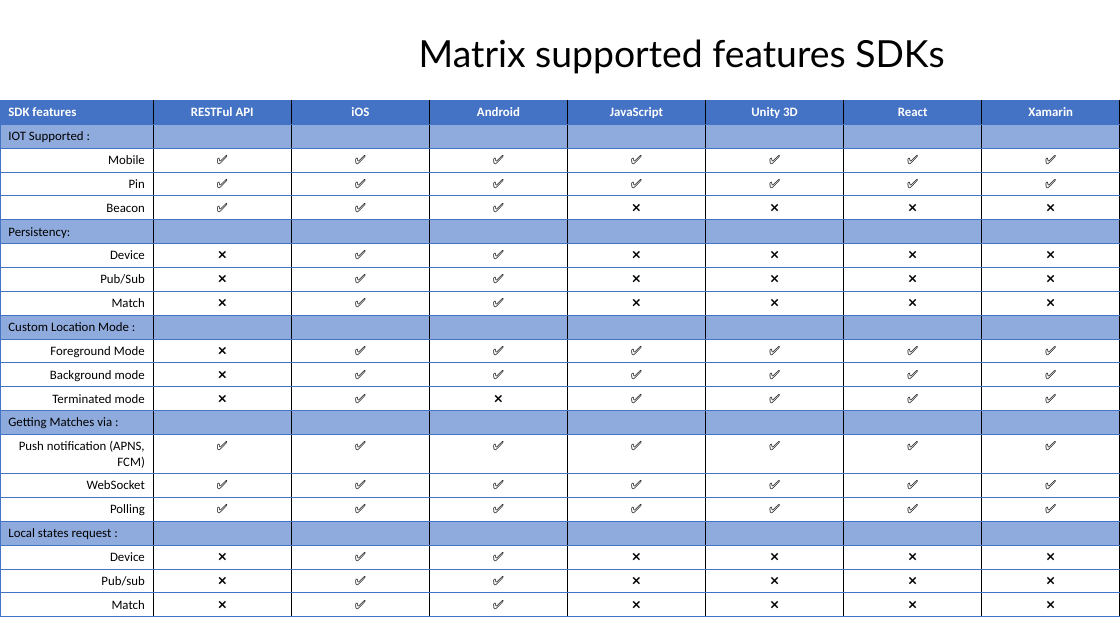
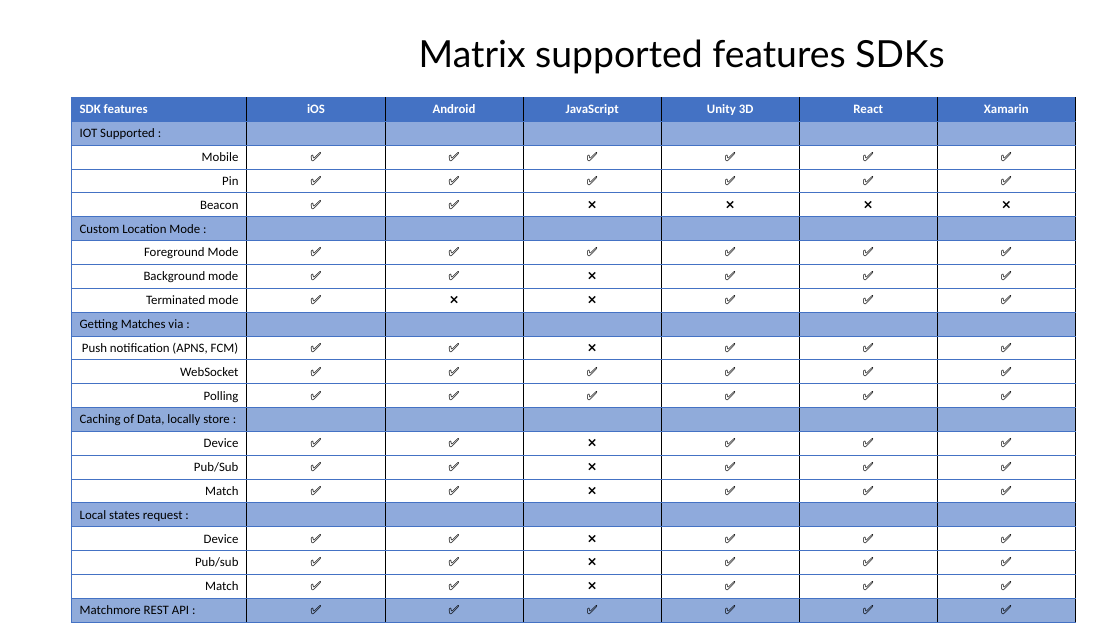
Before and after one commit to matchmore/documentation, a slide deck: slide 7 of Documentation Plan.pptx. Drawn at 1120x630 pixels with LibreOffice and Linux fonts; fonts in the diff are those of the drawing; background and template pictures are left out. Boxes give left, top, right and bottom in pixels: in the first picture for what was removed or moved away, otherwise in the second. Text is boxed around its words. In the diff, an @@ line names an element or a change of style, - is before the commit and + after.

```diff
--- a/Documentation Plan.pptx
+++ b/Documentation Plan.pptx
@@ table at (x1=71, y1=97, x2=1074, y2=621) @@
-SDK features | RESTFul API | iOS | Android | JavaScript | Unity 3D | React | Xamarin
-IOT Supported : |  |  |  |  |  |  | 
-Mobile | ✅ | ✅ | ✅ | ✅ | ✅ | ✅ | ✅
-Pin | ✅ | ✅ | ✅ | ✅ | ✅ | ✅ | ✅
-Beacon | ✅ | ✅ | ✅ | ❌ | ❌ | ❌ | ❌
-Persistency: |  |  |  |  |  |  | 
-Device | ❌ | ✅ | ✅ | ❌ | ❌ | ❌ | ❌
-Pub/Sub | ❌ | ✅ | ✅ | ❌ | ❌ | ❌ | ❌
-Match | ❌ | ✅ | ✅ | ❌ | ❌ | ❌ | ❌
-Custom Location Mode : |  |  |  |  |  |  | 
-Foreground Mode | ❌ | ✅ | ✅ | ✅ | ✅ | ✅ | ✅
-Background mode | ❌ | ✅ | ✅ | ✅ | ✅ | ✅ | ✅
-Terminated mode | ❌ | ✅ | ❌ | ✅ | ✅ | ✅ | ✅
-Getting Matches via : |  |  |  |  |  |  | 
-Push notification (APNS, FCM) | ✅ | ✅ | ✅ | ✅ | ✅ | ✅ | ✅
-WebSocket | ✅ | ✅ | ✅ | ✅ | ✅ | ✅ | ✅
-Polling | ✅ | ✅ | ✅ | ✅ | ✅ | ✅ | ✅
-Local states request : |  |  |  |  |  |  | 
-Device | ❌ | ✅ | ✅ | ❌ | ❌ | ❌ | ❌
-Pub/sub | ❌ | ✅ | ✅ | ❌ | ❌ | ❌ | ❌
-Match | ❌ | ✅ | ✅ | ❌ | ❌ | ❌ | ❌
+SDK features | iOS | Android | JavaScript | Unity 3D | React | Xamarin
+IOT Supported : |  |  |  |  |  | 
+Mobile | ✅ | ✅ | ✅ | ✅ | ✅ | ✅
+Pin | ✅ | ✅ | ✅ | ✅ | ✅ | ✅
+Beacon | ✅ | ✅ | ❌ | ❌ | ❌ | ❌
+Custom Location Mode : |  |  |  |  |  | 
+Foreground Mode | ✅ | ✅ | ✅ | ✅ | ✅ | ✅
+Background mode | ✅ | ✅ | ❌ | ✅ | ✅ | ✅
+Terminated mode | ✅ | ❌ | ❌ | ✅ | ✅ | ✅
+Getting Matches via : |  |  |  |  |  | 
+Push notification (APNS, FCM) | ✅ | ✅ | ❌ | ✅ | ✅ | ✅
+WebSocket | ✅ | ✅ | ✅ | ✅ | ✅ | ✅
+Polling | ✅ | ✅ | ✅ | ✅ | ✅ | ✅
+Caching of Data, locally store : |  |  |  |  |  | 
+Device | ✅ | ✅ | ❌ | ✅ | ✅ | ✅
+Pub/Sub | ✅ | ✅ | ❌ | ✅ | ✅ | ✅
+Match | ✅ | ✅ | ❌ | ✅ | ✅ | ✅
+Local states request : |  |  |  |  |  | 
+Device | ✅ | ✅ | ❌ | ✅ | ✅ | ✅
+Pub/sub | ✅ | ✅ | ❌ | ✅ | ✅ | ✅
+Match | ✅ | ✅ | ❌ | ✅ | ✅ | ✅
+Matchmore REST API : | ✅ | ✅ | ✅ | ✅ | ✅ | ✅
@@ table resized from (x1=0, y1=100, x2=1118, y2=615) to (x1=71, y1=97, x2=1074, y2=621) @@
```
Also in this commit, not shown: 4 other slides changed, 7 other files.
